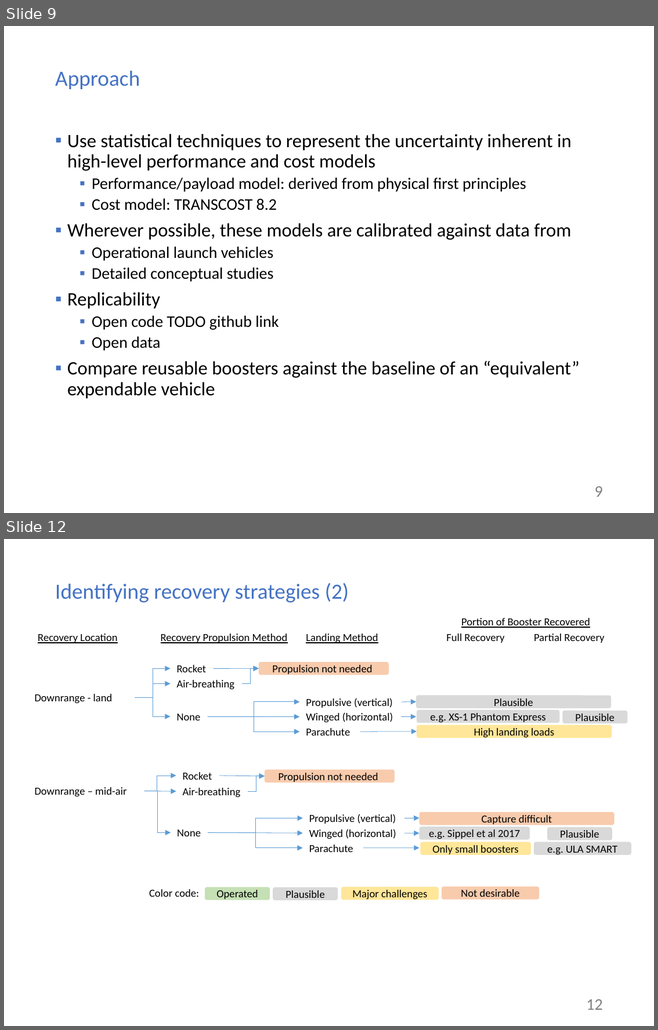
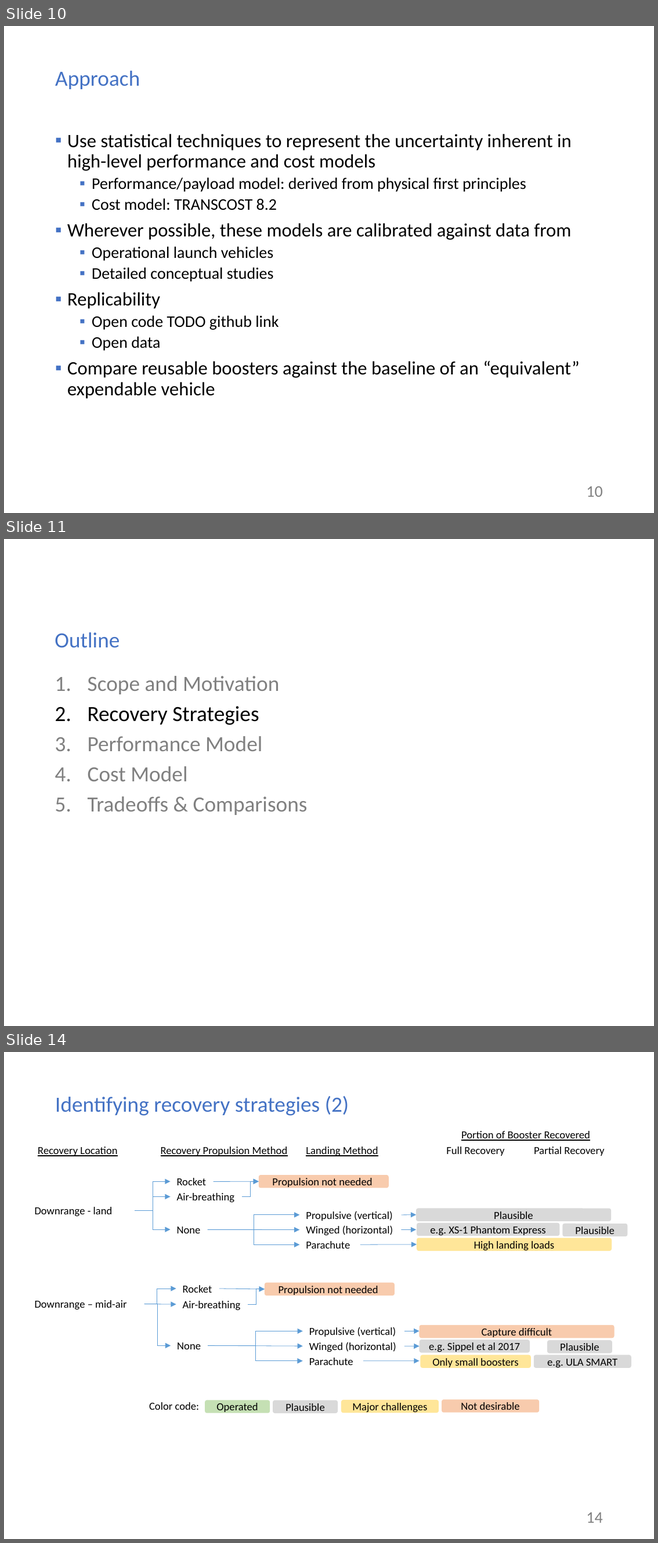
Before and after one commit to mvernacc/lvreuse, a slide deck: presentations/2018-08-27_meeting_w_greg.pptx. Shown one above the other, each under a label of ours: slides 9 and 12 before the commit, slides 10, 11 and 14 after it; the slides between them are not shown. The pictures are 658x1030 and 658x1543 pixels, drawn with LibreOffice and Linux fonts; fonts in the diff are those of the drawing. Boxes give left, top, right and bottom in pixels: in the first picture for what was removed or moved away, otherwise in the second. Text is boxed around its words. In the diff, an @@ line names an element or a change of style, - is before the commit and + after.

```diff
--- a/presentations/2018-08-27_meeting_w_greg.pptx
+++ b/presentations/2018-08-27_meeting_w_greg.pptx
@@ slide 11 added at (4,539,654,1026), background #FFFFFF @@
@@ text added at (54,632,119,648), 24 pt, text #4472C4 @@
+Outline
@@ text added at (88,676,307,815), 24 pt, text #808080 @@
+1. Scope and Motivation
+2. Recovery Strategies
+3. Performance Model
+4. Cost Model
+5. Tradeoffs & Comparisons
@@ what was slide 9 is now slide 10 @@
@@ page number at (586,487,602,497): text changed @@
-9
+10
@@ what was slide 12 is now slide 14 @@
@@ page number at (586,1513,602,1523): text changed @@
-12
+14
```
Also in this commit, not shown: 7 slides changed, 10 other slides added.
